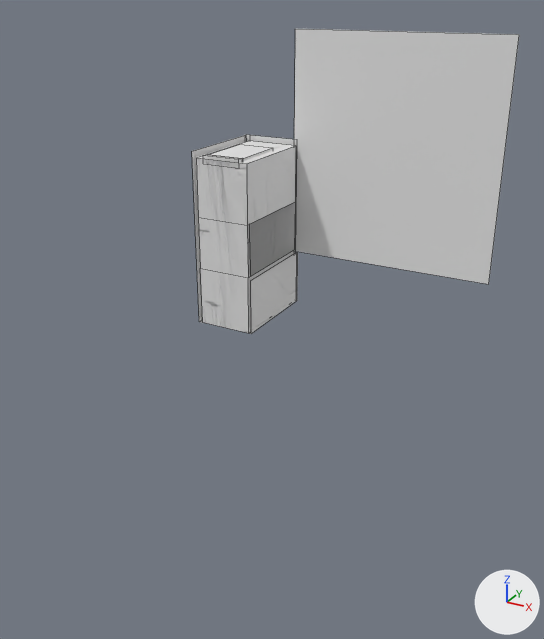
One commit to the FBX model gESilk/resources/models/Walkway.001.fbx: the scene before it, then after it.
The view is the same before and after, from a 50 mm lens placed at (23.3, -36.3, 24.5), pointed at (5.9, -4.7, 8.7). Lighting does not change. The marker at lower right points along +X, +Y and +Z. Mesh edges are drawn as thin lines.

The first picture shows 'Walkway.001'.
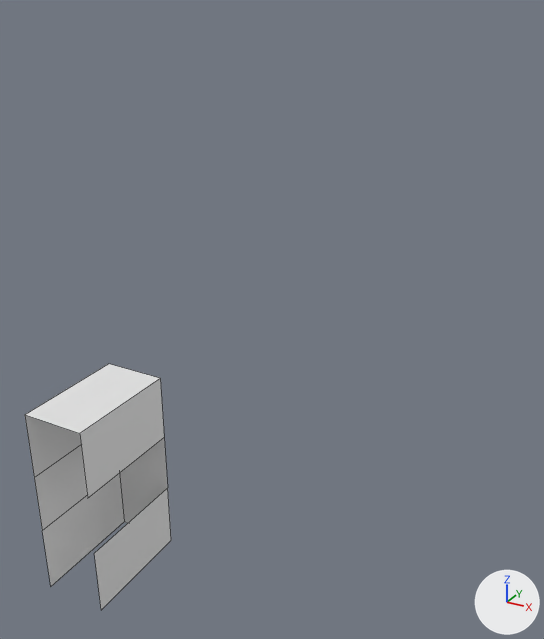
Where the change shows, as pixel boxes (x1, y1, x2, y2) in the pictures (544 x 639 px):
'Walkway.001', reshaped, moved (55% narrower, 19% shorter): before (192, 29, 519, 334); after (25, 364, 171, 610)
part 1 of me_plane_001, deleted: before (203, 144, 273, 168)
part 2 of me_plane_001, deleted: before (294, 29, 519, 284)
part 3 of me_plane_001, deleted: before (192, 135, 298, 334)
part 4 of me_plane_001, recoloured: before (196, 141, 296, 333); after (25, 364, 171, 610)

Edits to the bpy script that builds the scene:
```text
Add mat_concrete:
    mat_concrete = principled_material('Concrete')
    mat_concrete.base_color = (0.8, 0.8, 0.8)  # white #e7e7e7
Change me_plane_001:
    used by ob_walkway_001; location = (0.09, 2.8, 12.19)
    remove me_plane_001.from_pydata(...)  # 60 vertices, 44 faces; spans x -2.1..14.4, y -2.8..3.4, z -7.1..10.2
    add me_plane_001.from_pydata(...)  # 16 vertices, 7 faces; spans x -1.8..1.6, y -2.8..3.2, z -7.1..3.4
    me_plane_001 part 1: the loose piece of 24 vertices spanning x -1.3..1.1, y -2.8..1.2, z 3.1..3.5 is deleted
    me_plane_001 part 2: the loose piece of 4 vertices spanning x 1.4..14.4, y 3.4, z -3.6..10.2 is deleted
    me_plane_001 part 3
    16 vertices are removed from x -2.1..1.8, y -2.8..3.4, z -7.1..3.7
    14 faces are deleted
    me_plane_001 part 4: 7 faces spanning x -1.8..1.6, y -2.8..3.2, z -7.1..3.4 switch from mat_wood to mat_concrete (white #e7e7e7)
Change ob_walkway_001:
    ob_walkway_001.location: (0.09, 2.8, 12.19) -> (0.09, -12.19, 2.8)
```
